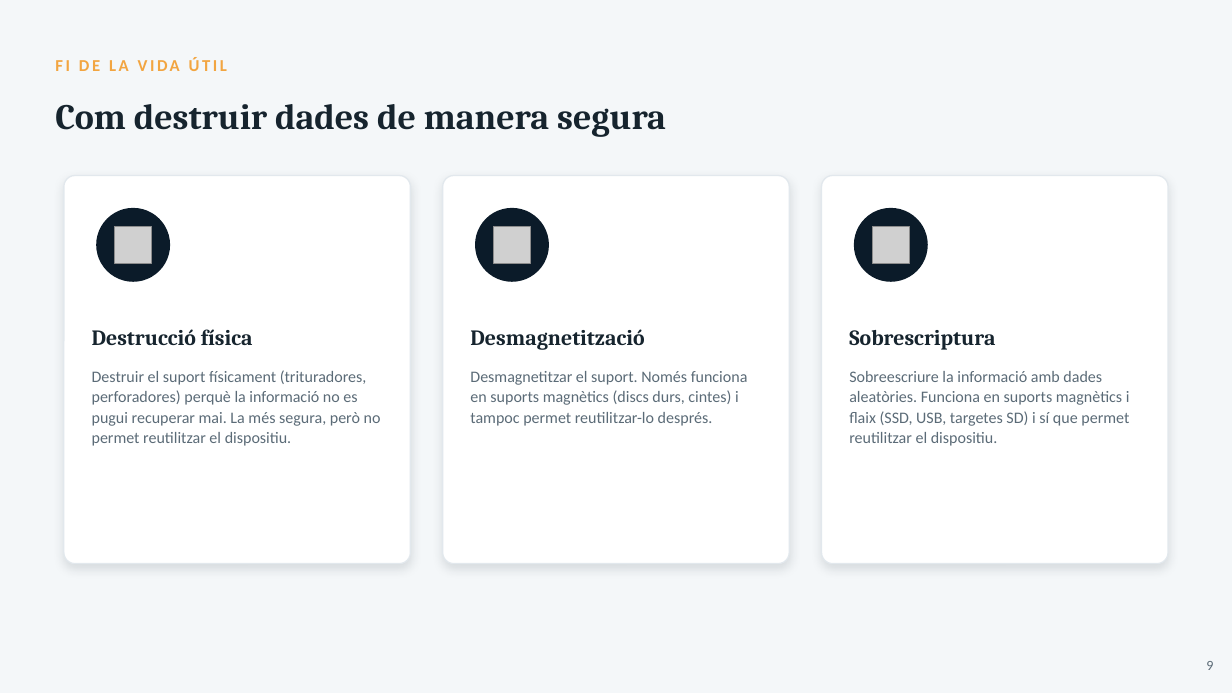
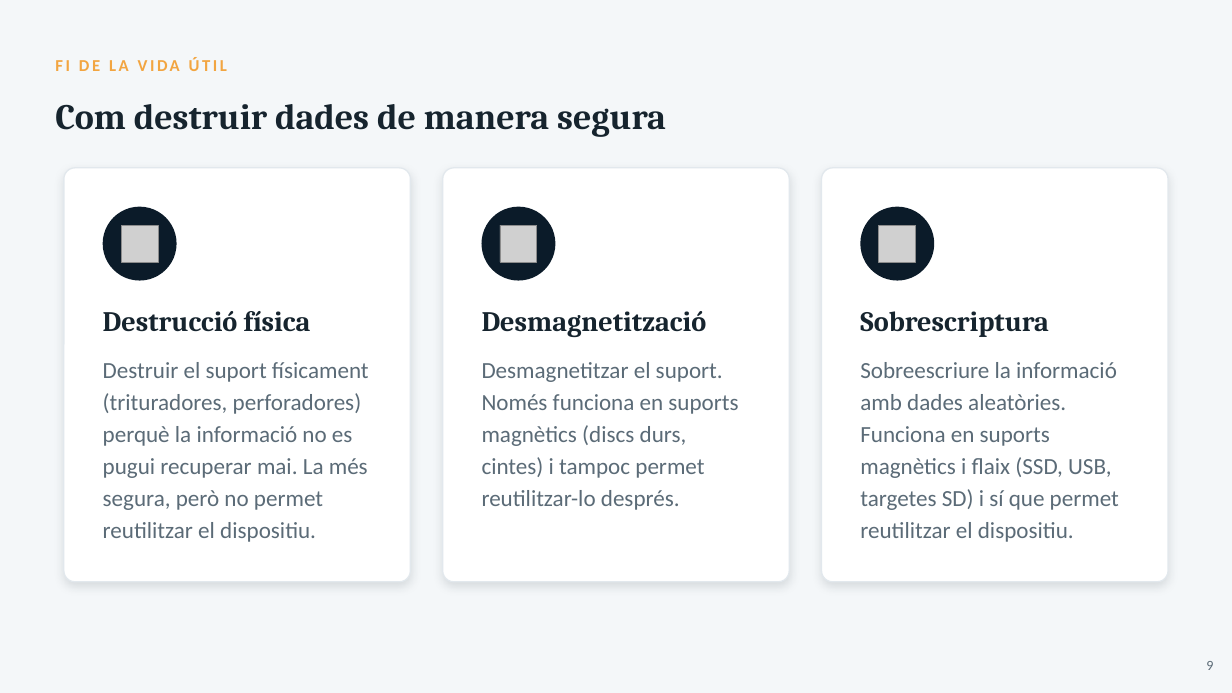
Before and after one commit to joansanchezescudero/SMX_0226_Seguretat_Informatica, a slide deck: slide 9 of RA2 - Emmagatzematge i copies de seguretat/AA1 - Protegint les dades/RA2_AA1_Protegint_les_dades.pptx. Drawn at 1232x693 pixels with LibreOffice and Linux fonts; fonts in the diff are those of the drawing; grey boxes stand for pictures. Boxes give left, top, right and bottom in pixels: in the first picture for what was removed or moved away, otherwise in the second. Text is boxed around its words. In the diff, an @@ line names an element or a change of style, - is before the commit and + after.

```diff
--- a/RA2 - Emmagatzematge i copies de seguretat/AA1 - Protegint les dades/RA2_AA1_Protegint_les_dades.pptx
+++ b/RA2 - Emmagatzematge i copies de seguretat/AA1 - Protegint les dades/RA2_AA1_Protegint_les_dades.pptx
@@ rounded rectangle: place and size @@
-rounded rectangle at <box>64,176,410,564</box>
+rounded rectangle at <box>64,168,410,582</box>
@@ rounded rectangle: place and size @@
-rounded rectangle at <box>443,176,789,564</box>
+rounded rectangle at <box>443,168,789,582</box>
@@ rounded rectangle: place and size @@
-rounded rectangle at <box>822,176,1168,564</box>
+rounded rectangle at <box>822,168,1168,582</box>
@@ 3 pictures, 3 ellipses: place and size @@
-3 pictures, 3 ellipses at <box>96,208,928,282</box>
+3 pictures, 3 ellipses at <box>103,207,934,281</box>
@@ text "Destrucció física": place and size @@
-text "Destrucció física" at <box>92,329,253,345</box>
+text "Destrucció física" at <box>103,311,311,332</box>
@@ text "Desmagnetització": place and size @@
-text "Desmagnetització" at <box>470,329,644,350</box>
+text "Desmagnetització" at <box>482,311,707,337</box>
@@ size 17 to 22 pt in 3 elements at <box>103,311,311,332</box>, <box>482,311,707,337</box>, <box>860,311,1049,337</box> @@
@@ text "Sobrescriptura": place and size @@
-text "Sobrescriptura" at <box>849,330,995,350</box>
+text "Sobrescriptura" at <box>860,311,1049,337</box>
@@ text "Destruir el suport físicament (trituradores, ...": place and size @@
-text "Destruir el suport físicament (trituradores, ..." at <box>92,370,381,446</box>
+text "Destruir el suport físicament (trituradores, ..." at <box>103,362,369,542</box>
@@ size 12.5 to 18 pt; line spacing 16pt to 24.9pt in 3 elements at <box>103,362,369,542</box>, <box>860,362,1119,542</box>, <box>482,362,738,510</box> @@
@@ text "Desmagnetitzar el suport. Només funciona ...": place and size @@
-text "Desmagnetitzar el suport. Només funciona ..." at <box>470,371,748,426</box>
+text "Desmagnetitzar el suport. Només funciona ..." at <box>482,362,738,510</box>
@@ text "Sobreescriure la informació amb dades ...": place and size @@
-text "Sobreescriure la informació amb dades ..." at <box>849,371,1130,446</box>
+text "Sobreescriure la informació amb dades ..." at <box>860,362,1119,542</box>
```
Also in this commit, not shown: 12 other slides changed, 1 other file.
